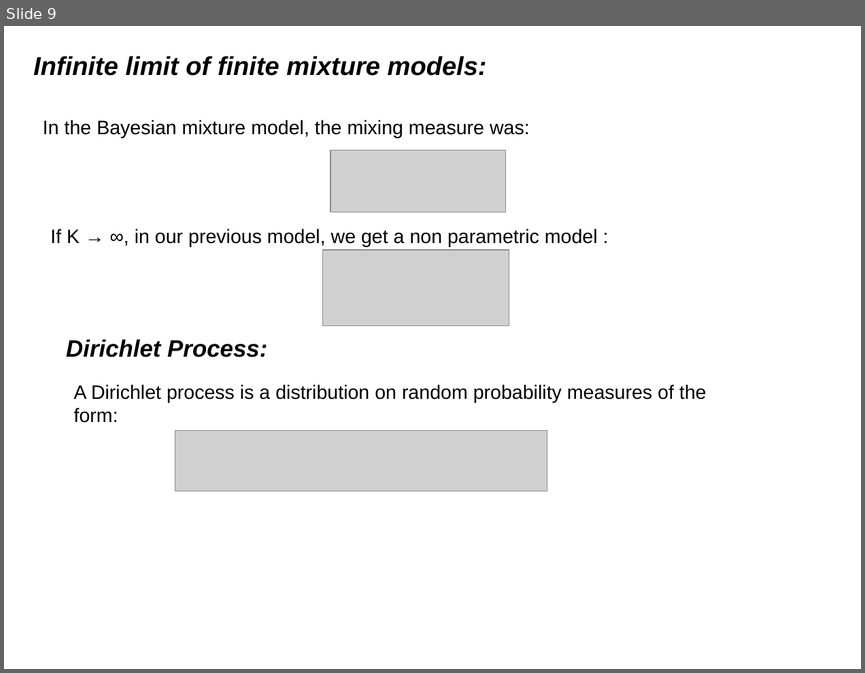
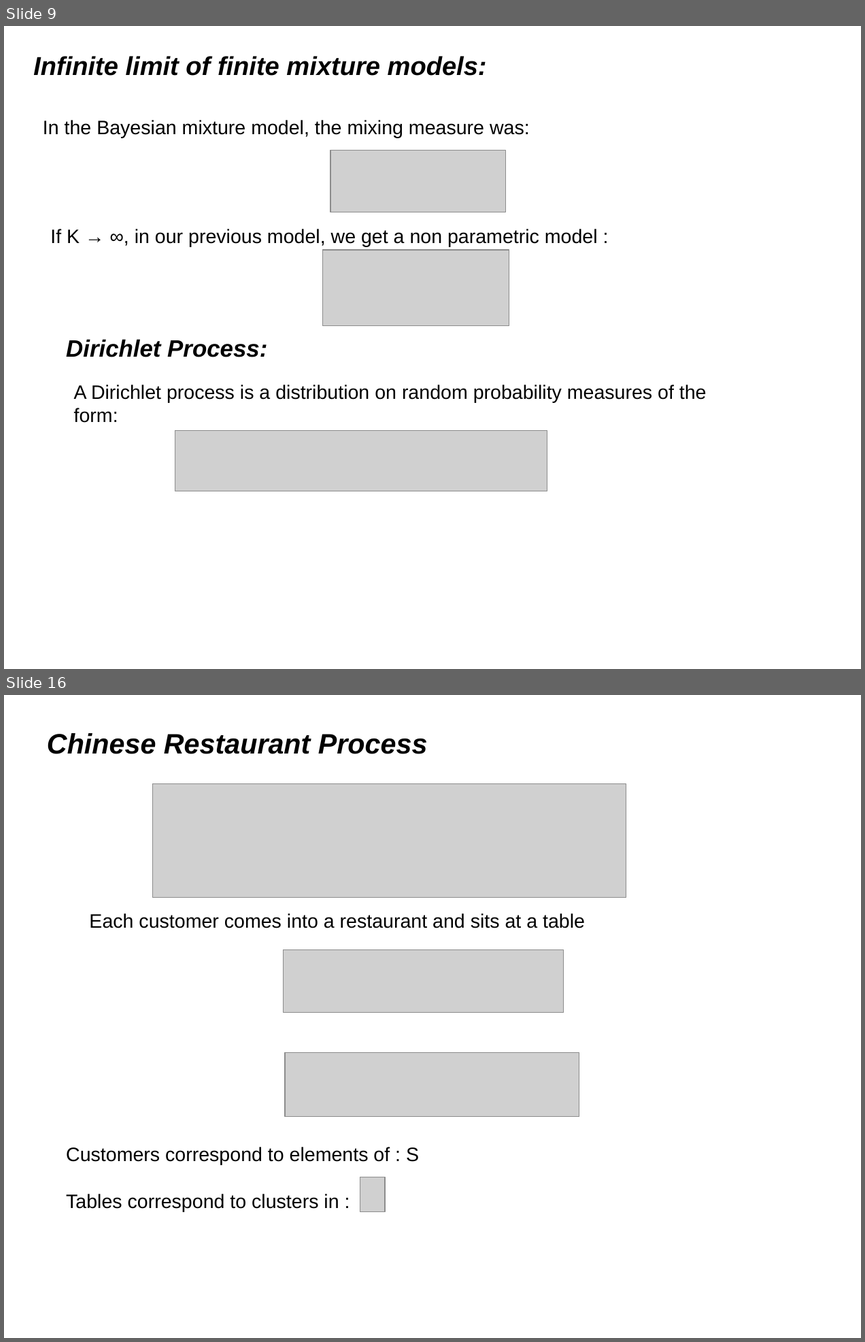
Before and after one commit to afcarl/Dirichlet_Processes, a slide deck: version_2.odp. Shown one above the other, each under a label of ours: slide 9 before the commit, slides 9 and 16 after it; the slides between them are not shown. The pictures are 865x673 and 865x1342 pixels, drawn with LibreOffice and Linux fonts; fonts in the diff are those of the drawing; grey boxes stand for pictures. Boxes give left, top, right and bottom in pixels: in the first picture for what was removed or moved away, otherwise in the second. Text is boxed around its words. In the diff, an @@ line names an element or a change of style, - is before the commit and + after.

Commit message:
chinese restaurant process started

```diff
--- a/version_2.odp
+++ b/version_2.odp
@@ slide 16 added at [4, 695, 861, 1338], background #FFFFFF @@
@@ title added at [47, 733, 428, 754], 26 pt, text #000000, bold, italic @@
+Chinese Restaurant Process
@@ picture added at [152, 783, 626, 897] @@
@@ text added at [89, 913, 585, 928], 18 pt, text #000000 @@
+Each customer comes into a restaurant and sits at a table
@@ picture added at [283, 950, 564, 1013] @@
@@ picture added at [285, 1053, 579, 1117] @@
@@ text added at [66, 1147, 419, 1211], 18 pt, text #000000 @@
+Customers correspond to elements of : S
+Tables correspond to clusters in :
@@ picture added at [360, 1177, 385, 1212] @@
```
Also in this commit, not shown: 1 slide changed, 6 other slides added, 2 slides removed.
